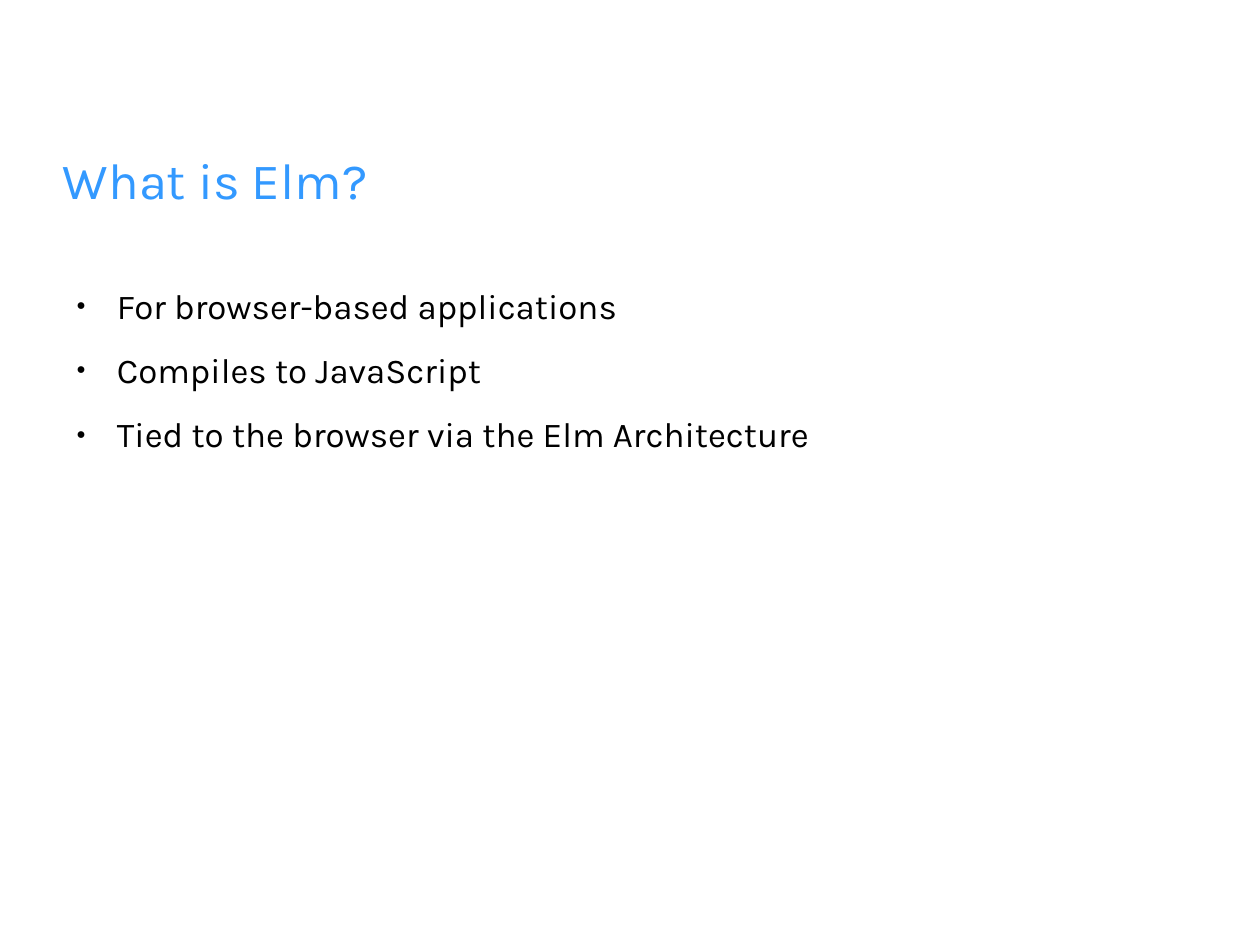
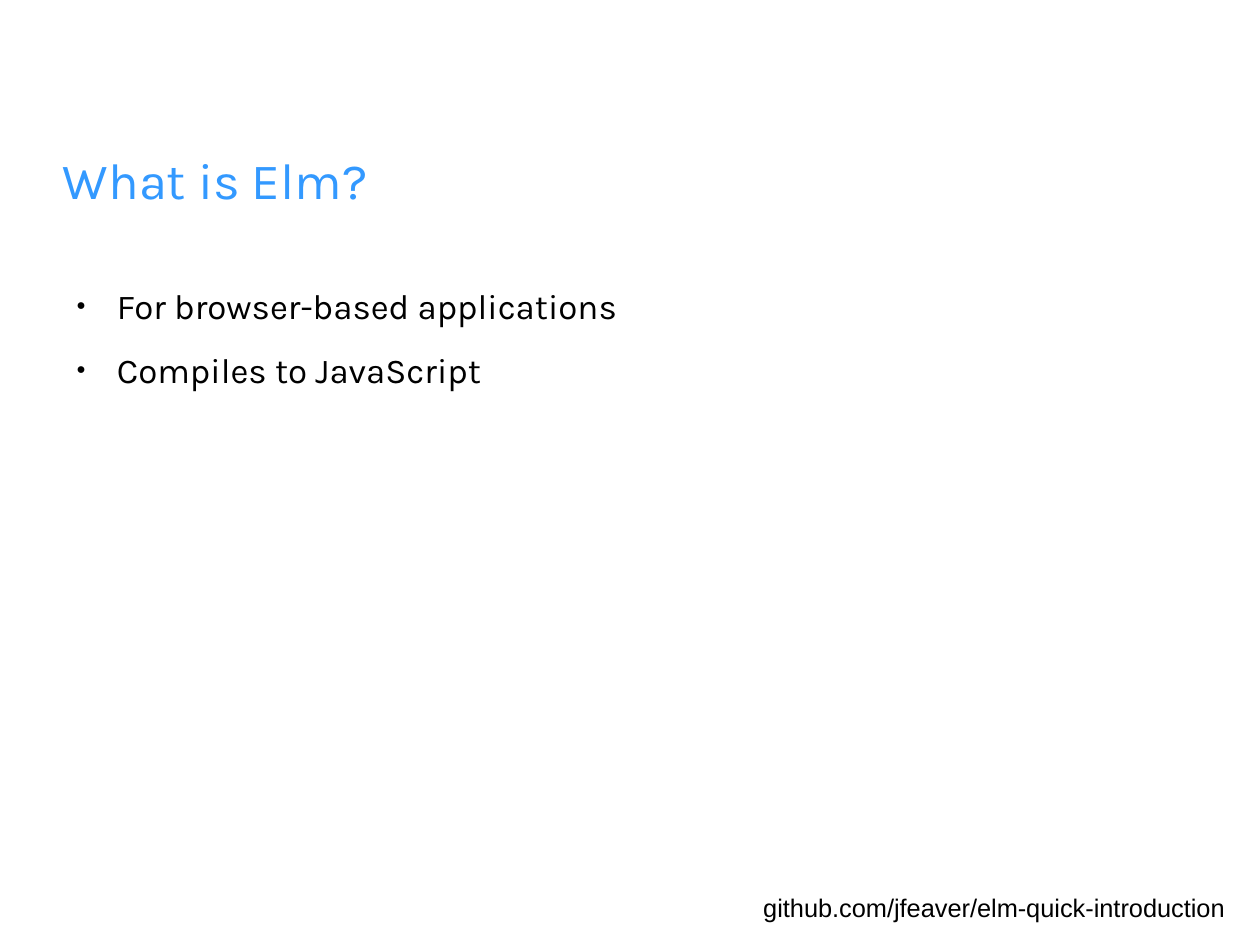
Before and after one commit to jfeaver/elm-quick-introduction, a slide deck: slide 4 of elm-intro.odp (slide 3 before the commit). Drawn at 1260x945 pixels with LibreOffice and Linux fonts; fonts in the diff are those of the drawing; background and template pictures are left out. Boxes give left, top, right and bottom in pixels: in the first picture for what was removed or moved away, otherwise in the second. Text is boxed around its words. In the diff, an @@ line names an element or a change of style, - is before the commit and + after.

```diff
--- a/elm-intro.odp
+++ b/elm-intro.odp
@@ text at (117,423,809,448): paragraph removed @@
-● Tied to the browser via the Elm Architecture
@@ text added at (763,898,1224,923), 16 pt, text #000000 @@
+github.com/jfeaver/elm-quick-introduction
```
Also in this commit, not shown: 10 other slides changed, 7 slides added, 3 slides removed, 2 other files.
